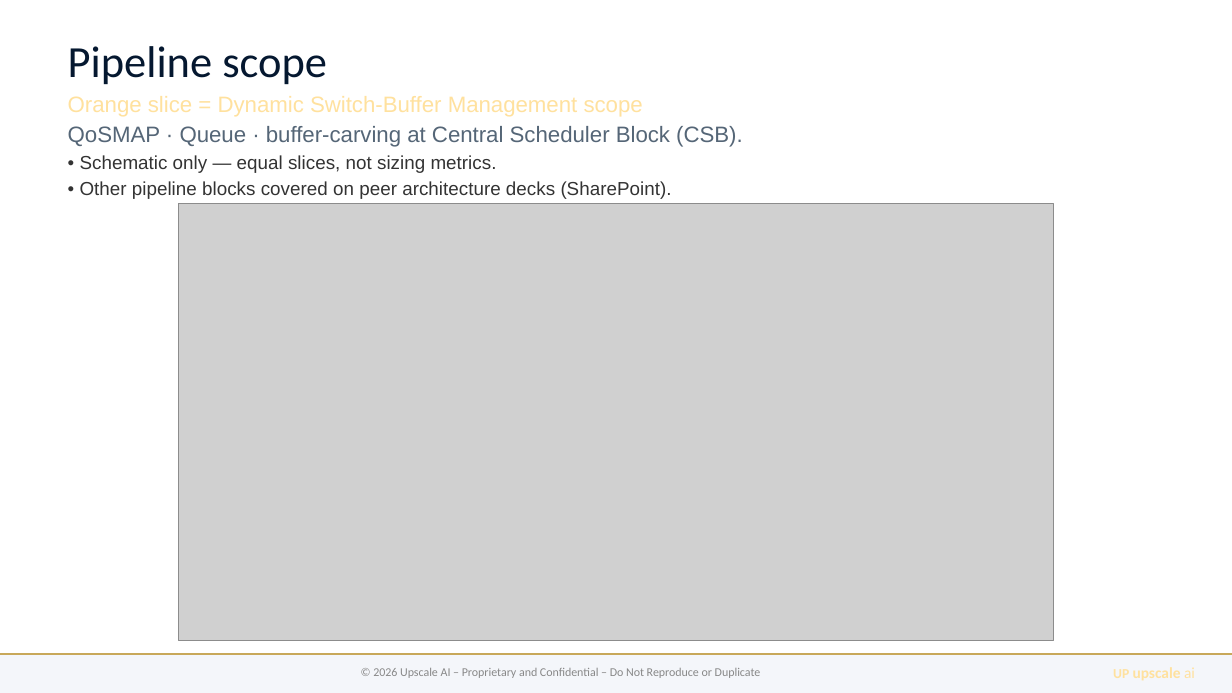
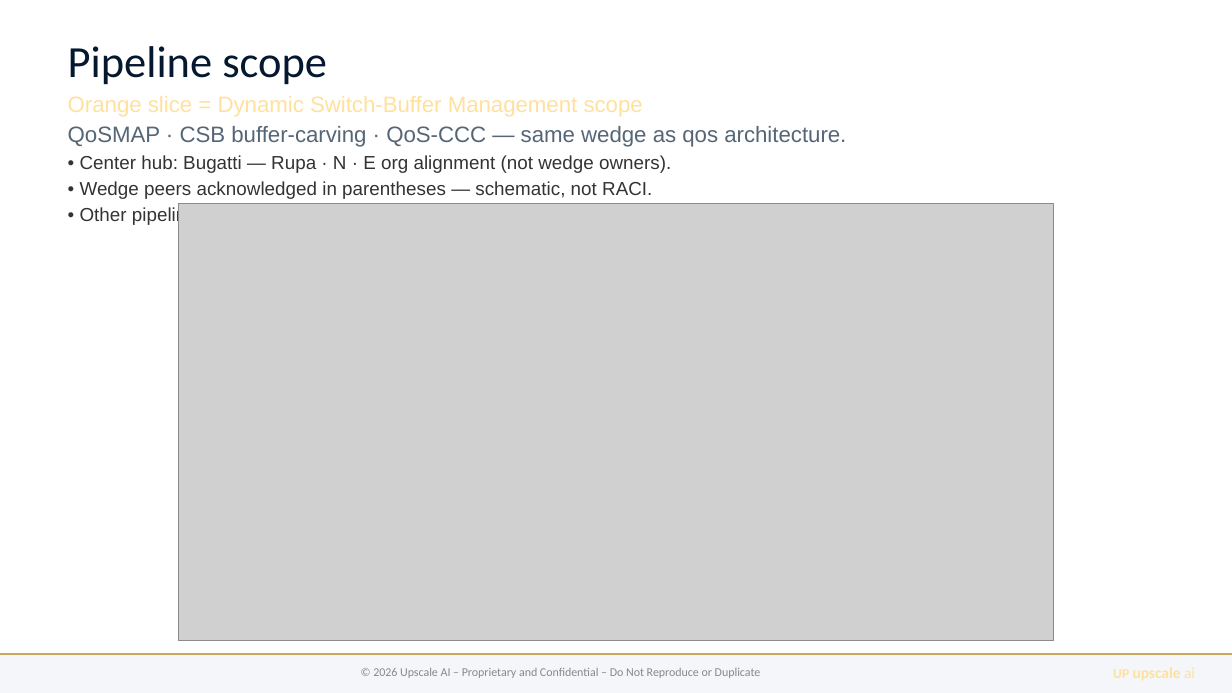
Before and after one commit to upscale-ai-network/agent-template, a slide deck: slide 3 of dt122/bugatti-qos-ccc.pptx. Drawn at 1232x693 pixels with LibreOffice and Linux fonts; fonts in the diff are those of the drawing; grey boxes stand for pictures. Boxes give left, top, right and bottom in pixels: in the first picture for what was removed or moved away, otherwise in the second. Text is boxed around its words. In the diff, an @@ line names an element or a change of style, - is before the commit and + after.

```diff
--- a/dt122/bugatti-qos-ccc.pptx
+++ b/dt122/bugatti-qos-ccc.pptx
@@ text at [68,126,846,199]: text changed; size 13 to 11 pt; text colour #556677 to #333333 @@
-QoSMAP · Queue · buffer-carving at Central Scheduler Block (CSB).
-• Schematic only — equal slices, not sizing metrics.
+QoSMAP · CSB buffer-carving · QoS-CCC — same wedge as qos architecture.
+• Center hub: Bugatti — Rupa · N · E org alignment (not wedge owners).
+• Wedge peers acknowledged in parentheses — schematic, not RACI.
```
Also in this commit, not shown: 1 other slide changed, 1 slide added, 5 other files.
